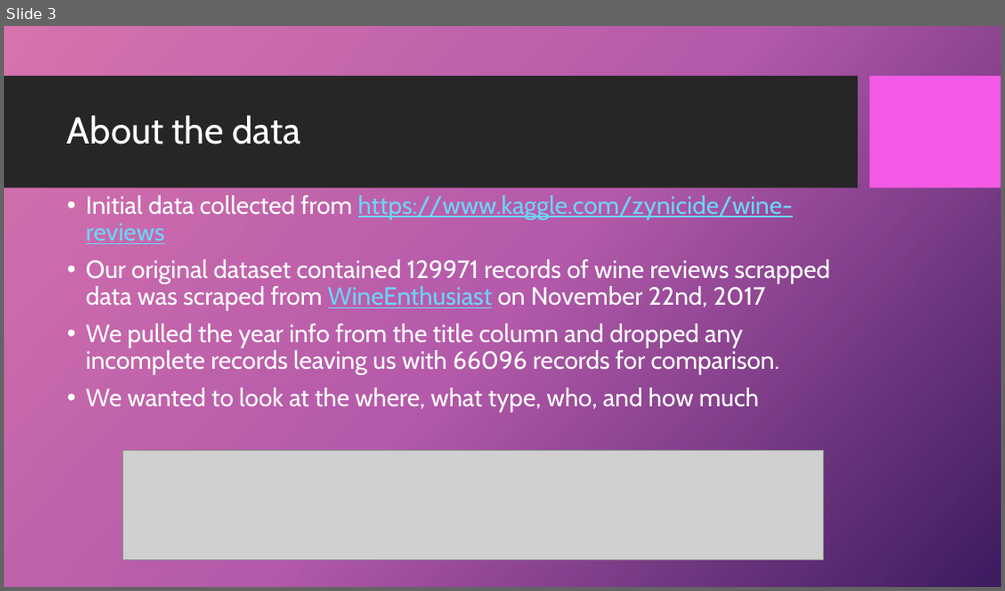
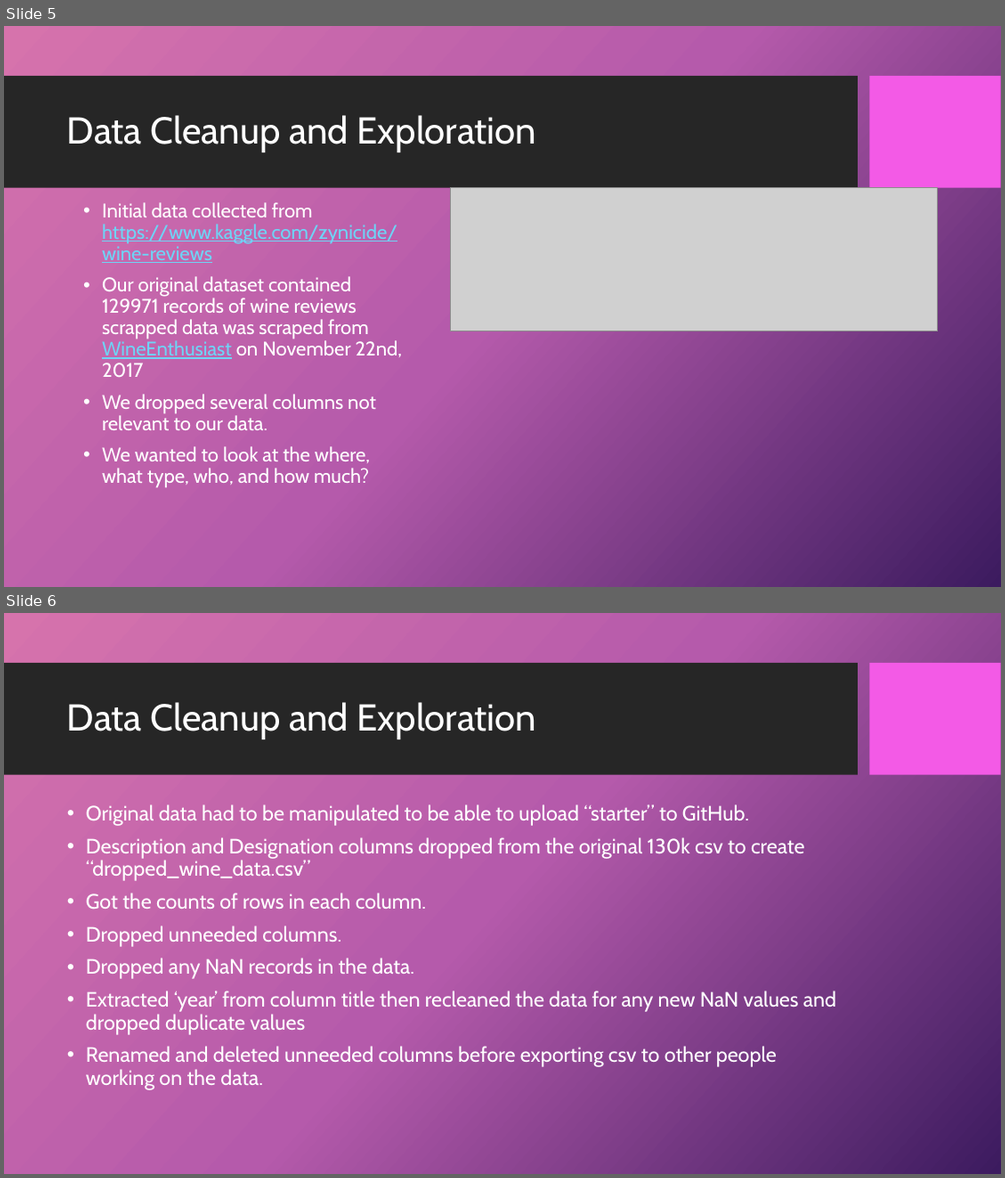
Before and after one commit to 4Reference/Project1, a slide deck: Data Science_Project 1_Group2.pptx. Shown one above the other, each under a label of ours: slide 3 before the commit, slides 5 and 6 after it. The pictures are 1005x591 and 1005x1178 pixels, drawn with LibreOffice and Linux fonts; fonts in the diff are those of the drawing; grey boxes stand for pictures; background and template pictures are left out. Boxes give left, top, right and bottom in pixels: in the first picture for what was removed or moved away, otherwise in the second. Text is boxed around its words. In the diff, an @@ line names an element or a change of style, - is before the commit and + after.

```diff
--- a/Data Science_Project 1_Group2.pptx
+++ b/Data Science_Project 1_Group2.pptx
@@ slide 6 added at (4, 613, 1001, 1174), background picture (left out); not listed: 2 template elements that a slide beside it also shows @@
@@ title added at (67, 702, 537, 739), 36 pt, text #FFFFFF @@
+Data Cleanup and Exploration
@@ text added at (86, 804, 836, 1090), 20 pt, text #FFFFFF @@
+• Original data had to be manipulated to be able to upload “starter” to GitHub.
+• Description and Designation columns dropped from the original 130k csv to create “dropped_wine_data.csv”
+• Got the counts of rows in each column.
+• Dropped unneeded columns.
+• Dropped any NaN records in the data.
+• Extracted ‘year’ from column title then recleaned the data for any new NaN values and dropped duplicate values
+• Renamed and deleted unneeded columns before exporting csv to other people working on the data.
@@ what was slide 3 is now slide 5 @@
@@ slide 5 changed as well @@
@@ title at (67, 115, 537, 152): text changed @@
-About the data
+Data Cleanup and Exploration
@@ text "Initial data collected from https://www.kaggle.com/zynicide/ ...": place and size @@
-text "Initial data collected from https://www.kaggle.com/zynicide/ ..." at (86, 195, 831, 412)
+text "Initial data collected from https://www.kaggle.com/zynicide/ ..." at (102, 202, 403, 488)
@@ text at (102, 202, 403, 378): size 24 to 19 pt in "Initial data collected from https://www.kaggle.com/zynicide/ ...", "Our original dataset contained 129971 records of ..." @@
@@ picture: place and size @@
-picture at (122, 450, 823, 560)
+picture at (451, 187, 938, 331)
@@ text at (102, 394, 376, 488): text changed; size 24 to 19 pt @@
-• We pulled the year info from the title column and dropped any incomplete records leaving us with 66096 records for comparison.
-• We wanted to look at the where, what type, who, and how much
+• We dropped several columns not relevant to our data.
+• We wanted to look at the where, what type, who, and how much?
```
Also in this commit, not shown: 5 other slides changed, 9 other slides added, 7 slides removed.
